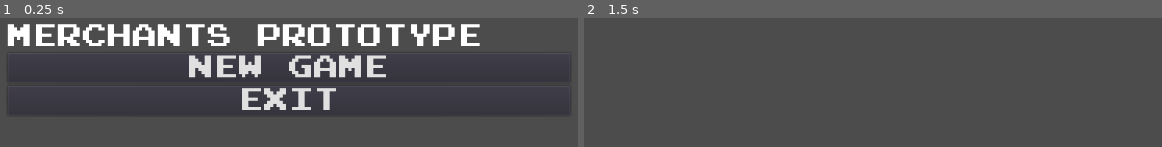
Above: before the commit, frames 1-2 (left to right).
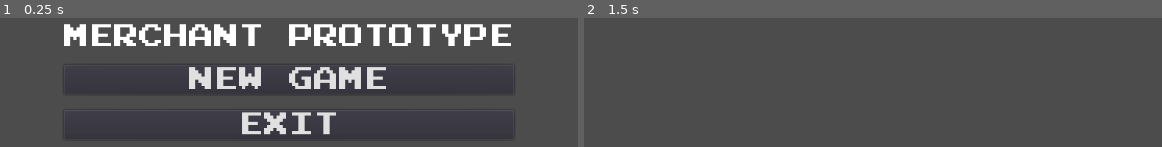
Above: after the commit, the same moments.

Repository: gabrielcornish/Merchants-Prototype
Game: Godot game, scene res://StartScreen/StartScreen.tscn
Same seed, same stepped clock (60 frames per second), same inputs: the game is played once before the commit and once after it.
Inputs:
- Up to frame 1 (0.25 s): no input
- Up to frame 2 (1.5 s): click "NEW GAME" at 0.5 s; tap Enter at 1.25 s

The runs differ from the first frame. In frame 1, 18% of the frame differs, in the area x 1-94%, y 4-94%; in frame 2, nothing differs.

Commit message:
Centered UI for start screen

Diff:
--- a/StartScreen/StartScreen.tscn
+++ b/StartScreen/StartScreen.tscn
@@ -16,49 +16,42 @@
 font_data = ExtResource( 1 )
 
 [node name="StartScreen" type="Control"]
-anchor_left = 0.5
-anchor_top = 0.5
-anchor_right = 0.5
-anchor_bottom = 0.5
-margin_left = -360.0
-margin_top = -74.0
-margin_right = 360.0
-margin_bottom = 74.0
+anchor_right = 1.0
+anchor_bottom = 1.0
 script = ExtResource( 2 )
 
-[node name="VBoxContainer2" type="VBoxContainer" parent="."]
-margin_right = 720.0
-margin_bottom = 148.0
+[node name="CenterContainer" type="CenterContainer" parent="."]
+anchor_right = 1.0
+anchor_bottom = 1.0
 
-[node name="HBoxContainer" type="HBoxContainer" parent="VBoxContainer2"]
-margin_right = 720.0
-margin_bottom = 33.0
+[node name="VBoxContainer" type="VBoxContainer" parent="CenterContainer"]
+margin_left = 224.0
+margin_top = 226.0
+margin_right = 800.0
+margin_bottom = 374.0
+custom_constants/separation = 20
 
-[node name="RichTextLabel" type="RichTextLabel" parent="VBoxContainer2/HBoxContainer"]
-margin_right = 720.0
-margin_bottom = 33.0
-rect_min_size = Vector2( 720, 0 )
-custom_fonts/normal_font = SubResource( 3 )
-text = "MERCHANTS PROTOTYPE"
-fit_content_height = true
+[node name="Label" type="Label" parent="CenterContainer/VBoxContainer"]
+margin_right = 576.0
+margin_bottom = 32.0
+custom_fonts/font = SubResource( 3 )
+text = "MERCHANT PROTOTYPE"
+align = 1
+valign = 1
 
-[node name="VBoxContainer" type="VBoxContainer" parent="VBoxContainer2"]
-margin_top = 37.0
-margin_right = 720.0
-margin_bottom = 117.0
-
-[node name="NewGameButton" type="Button" parent="VBoxContainer2/VBoxContainer"]
-margin_right = 720.0
-margin_bottom = 38.0
+[node name="NewGameButton" type="Button" parent="CenterContainer/VBoxContainer"]
+margin_top = 52.0
+margin_right = 576.0
+margin_bottom = 90.0
 custom_fonts/font = SubResource( 1 )
 text = "NEW GAME"
 
-[node name="ExitButton" type="Button" parent="VBoxContainer2/VBoxContainer"]
-margin_top = 42.0
-margin_right = 720.0
-margin_bottom = 80.0
+[node name="ExitButton" type="Button" parent="CenterContainer/VBoxContainer"]
+margin_top = 110.0
+margin_right = 576.0
+margin_bottom = 148.0
 custom_fonts/font = SubResource( 2 )
 text = "EXIT"
 
-[connection signal="pressed" from="VBoxContainer2/VBoxContainer/NewGameButton" to="." method="_on_NewGameButton_pressed"]
-[connection signal="pressed" from="VBoxContainer2/VBoxContainer/ExitButton" to="." method="_on_ExitButton_pressed"]
+[connection signal="pressed" from="CenterContainer/VBoxContainer/NewGameButton" to="." method="_on_NewGameButton_pressed"]
+[connection signal="pressed" from="CenterContainer/VBoxContainer/ExitButton" to="." method="_on_ExitButton_pressed"]
